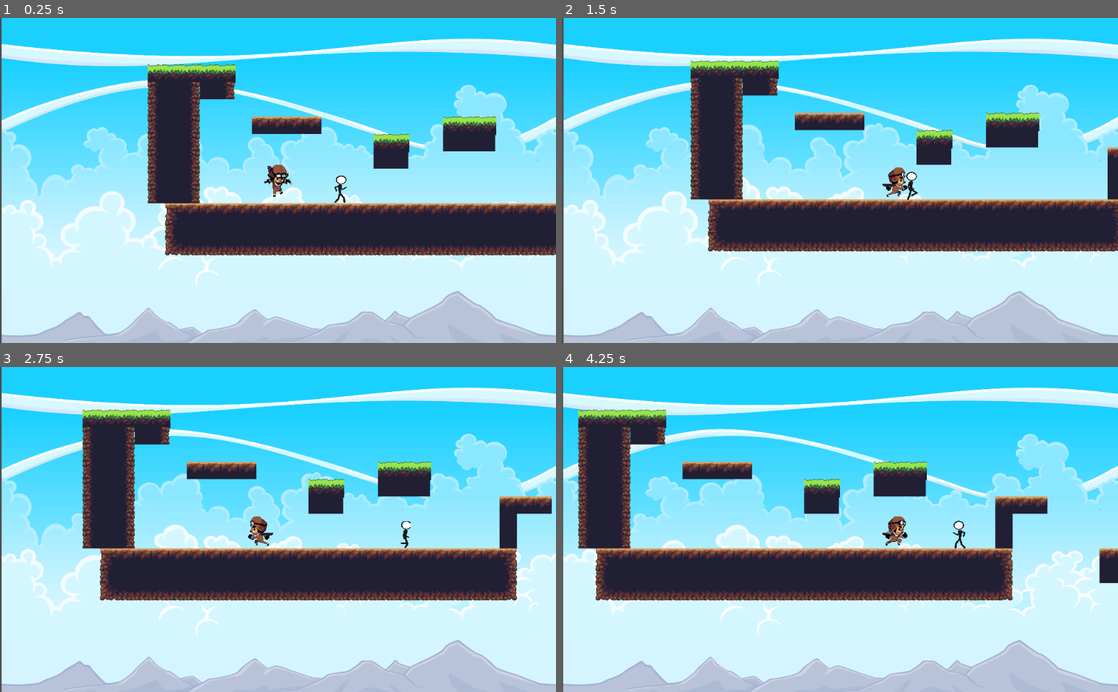
Above: before the commit, frames 1-4 (two rows, left to right).
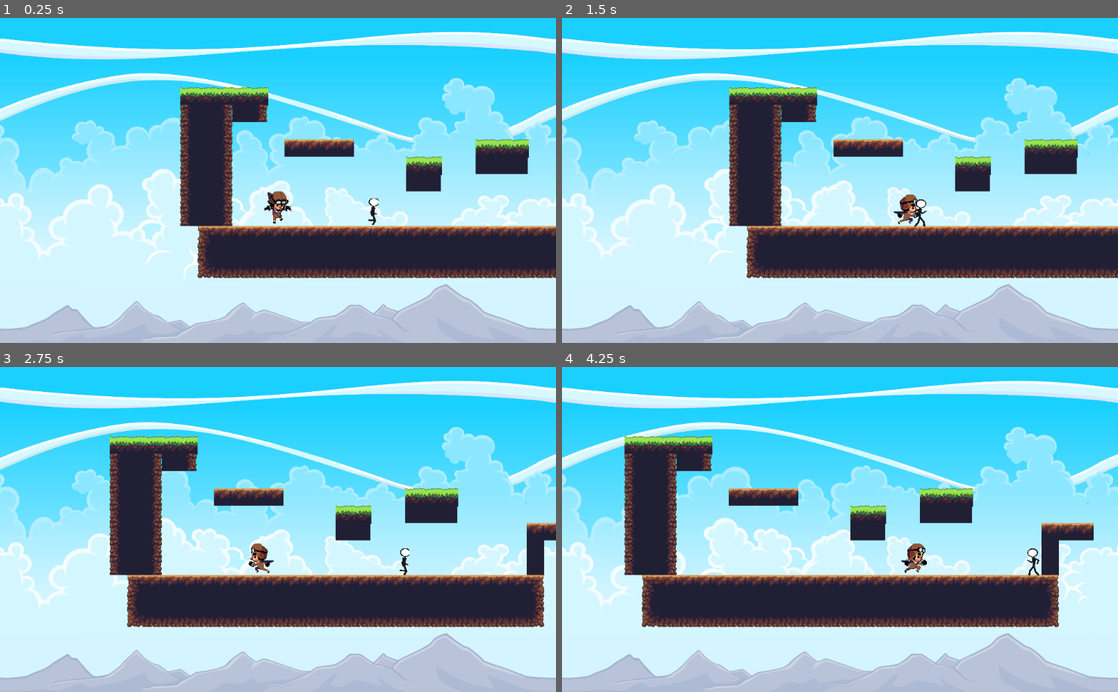
Above: after the commit, the same moments.

Repository: vishal-raj15/godot_game
Game: Godot game, scene res://world.tscn
The game is run twice, just before and just after one commit, with the same random seed, the same clock (stepped at 60 frames per second) and the same inputs.
Inputs:
- Up to frame 1 (0.25 s): no input
- Up to frame 2 (1.5 s): hold Right (ui_right) from 0.53 s (still down); tap Tab (ui_focus_next) at 0.6 s; tap Space (ui_select) at 0.77, 0.8, 1.07, 1.35 s
- Up to frame 3 (2.75 s): tap Space (ui_select) at 1.52, 1.82, 2.3 s; tap Tab (ui_focus_next) at 1.55, 2.1 s; release Right (ui_right) at 2.03 s; hold Left (ui_left) from 2.03 s (still down)
- Up to frame 4 (4.25 s): release Left (ui_left) at 2.78 s; hold Right (ui_right) from 2.78 s (still down); tap Tab (ui_focus_next) at 2.85 s; tap Space (ui_select) at 3.02, 3.32, 3.6, 3.77, 4.07 s

The runs differ from the first frame. In frame 1, 41% of the frame differs, in the area x 0-100%, y 0-100%; in frame 2, 42%; in frame 3, 43%; in frame 4, 45%.

Commit message:
camera modified snd enemies dies

Diff:
--- a/godot_pr/KinematicBody2D.gd
+++ b/godot_pr/KinematicBody2D.gd
@@ -17,11 +17,16 @@
 		$Sprite.flip_h = true
 		$Sprite.play("run")
 
+		if sign($Position2D.position.x) == 1:
+			$Position2D.position.x *= -1
+
 
 	elif Input.is_action_pressed("ui_left"):
 		motion.x = max(motion.x - acc , -max_speed)
 		$Sprite.flip_h = false
 		$Sprite.play("run")
+		if sign($Position2D.position.x) == -1:
+			$Position2D.position.x *= -1
 
 
 	elif Input.is_action_pressed("ui_down"):
@@ -36,9 +41,14 @@
 			$Sprite.play("fall")
 			motion.x= lerp(motion.x , 0 , 0.05)
 
-	elif Input.is_action_just_pressed("ui_focus_next"):
+	elif Input.is_action_just_pressed("ui_select"):
 
 		var fireball = Fireball.instance()
+		if sign($Position2D.position.x) == 1:
+			fireball._set_fireball_direction(-1)
+
+		else:
+			fireball._set_fireball_direction(1)
 		get_parent().add_child(fireball)
 		fireball.position = $Position2D.global_position
 
--- a/godot_pr/enemies.gd
+++ b/godot_pr/enemies.gd
@@ -6,23 +6,32 @@
 
 var velocity = Vector2()
 var direction = 1
+var is_dead = false
 
 func _ready():
 	pass
 
+func dead():
+	is_dead = true
+	velocity = Vector2(0,0)
+	$AnimatedSprite.play("d1")
+	$CollisionShape2D.disabled =true
+	$Timer.start()
+
 
 func _physics_process(delta):
-	velocity.x = speed * direction
+	if is_dead == false:
+		velocity.x = speed * direction
 
-	if direction == 1:
-		$AnimatedSprite.flip_h = false
+		if direction == 1:
+			$AnimatedSprite.flip_h = false
 
-	else:
-		$AnimatedSprite.flip_h = true
+		else:
+			$AnimatedSprite.flip_h = true
 
-	$AnimatedSprite.play("enemies")
-	velocity.y += g
-	velocity = move_and_slide(velocity , Floor)
+		$AnimatedSprite.play("enemies")
+		velocity.y += g
+		velocity = move_and_slide(velocity , Floor)
 
 
 	if is_on_wall():
@@ -32,3 +41,6 @@
 	if $RayCast2D.is_colliding() == false:
 		direction = direction*-1
 		$RayCast2D.position.x *= -1
+
+func _on_Timer_timeout():
+	queue_free()
--- a/godot_pr/enemies.tscn
+++ b/godot_pr/enemies.tscn
@@ -1,39 +1,52 @@
-[gd_scene load_steps=8 format=2]
+[gd_scene load_steps=11 format=2]
 
 [ext_resource path="res://Sprites/stick/s3.png" type="Texture" id=1]
 [ext_resource path="res://Sprites/stick/s4.png" type="Texture" id=2]
 [ext_resource path="res://Sprites/stick/s2.png" type="Texture" id=3]
 [ext_resource path="res://Sprites/stick/s1.png" type="Texture" id=4]
 [ext_resource path="res://enemies.gd" type="Script" id=5]
+[ext_resource path="res://Sprites/die/d2.png" type="Texture" id=6]
+[ext_resource path="res://Sprites/die/d3.png" type="Texture" id=7]
+[ext_resource path="res://Sprites/die/d1.png" type="Texture" id=8]
 
 [sub_resource type="SpriteFrames" id=1]
 animations = [ {
-"frames": [ ExtResource( 2 ), ExtResource( 1 ), ExtResource( 3 ), ExtResource( 4 ) ],
+"frames": [ ExtResource( 2 ), ExtResource( 1 ), ExtResource( 3 ), ExtResource( 4 ), ExtResource( 2 ), ExtResource( 1 ), ExtResource( 3 ) ],
 "loop": true,
 "name": "enemies",
-"speed": 15.0
+"speed": 10.0
+}, {
+"frames": [ ExtResource( 8 ), ExtResource( 6 ), ExtResource( 7 ) ],
+"loop": true,
+"name": "d1",
+"speed": 4.0
 } ]
 
 [sub_resource type="RectangleShape2D" id=2]
-extents = Vector2( 6.13687, 24.5771 )
+extents = Vector2( 9.80974, 26.6726 )
 
 [node name="enemies" type="KinematicBody2D"]
 position = Vector2( -135.864, -169.34 )
 script = ExtResource( 5 )
 
 [node name="AnimatedSprite" type="AnimatedSprite" parent="."]
-position = Vector2( -3.40173, -0.841553 )
+position = Vector2( -6.19495, -1.54004 )
 scale = Vector2( 0.0997899, 0.0784949 )
 frames = SubResource( 1 )
-animation = "enemies"
+animation = "d1"
 frame = 1
 playing = true
 
 [node name="CollisionShape2D" type="CollisionShape2D" parent="."]
-position = Vector2( -0.928798, 0.0710449 )
+position = Vector2( -5.81713, -4.11895 )
 shape = SubResource( 2 )
 
 [node name="RayCast2D" type="RayCast2D" parent="."]
 position = Vector2( 8.36238, -0.440125 )
 enabled = true
 cast_to = Vector2( 0, 27 )
+
+[node name="Timer" type="Timer" parent="."]
+wait_time = 0.5
+one_shot = true
+[connection signal="timeout" from="Timer" to="." method="_on_Timer_timeout"]
--- a/godot_pr/fireball.gd
+++ b/godot_pr/fireball.gd
@@ -2,15 +2,30 @@
 
 const speed =200
 var velocity = Vector2()
+var direction = 1
 
 func _ready():
 	pass
 
+func _set_fireball_direction(dir):
+	direction = dir
+	if dir ==-1:
+		$AnimatedSprite.flip_h = false
+	else:
+		$AnimatedSprite.flip_h = true
+
+
 func _physics_process(delta):
-	velocity.x = speed*delta
+	velocity.x = speed*delta*direction
 	translate(velocity)
 	$AnimatedSprite.play("fire")
 
 
 func _on_VisibilityNotifier2D_screen_exited():
 	queue_free()
+
+
+func _on_fireball_body_entered(body):
+	if "enemies" in body.name:
+		body.dead()
+	queue_free()
--- a/godot_pr/fireball.tscn
+++ b/godot_pr/fireball.tscn
@@ -17,27 +17,25 @@
 } ]
 
 [sub_resource type="RectangleShape2D" id=2]
-extents = Vector2( 31, 5 )
+extents = Vector2( 7, 4 )
 
 [node name="fireball" type="Area2D"]
-position = Vector2( -4, -6 )
+position = Vector2( 0, -1 )
 script = ExtResource( 7 )
 
 [node name="AnimatedSprite" type="AnimatedSprite" parent="."]
-position = Vector2( 16.3607, 8.01687 )
-scale = Vector2( 0.130315, 0.0712372 )
+position = Vector2( -17, 0 )
+scale = Vector2( 0.0892995, 0.0584612 )
 frames = SubResource( 1 )
 animation = "fire"
-frame = 2
 speed_scale = 5.0
 playing = true
 flip_h = true
+__meta__ = {
+"_edit_group_": true
+}
 
 [node name="CollisionShape2D" type="CollisionShape2D" parent="."]
-position = Vector2( 20, 10 )
+position = Vector2( -1, 2 )
 shape = SubResource( 2 )
-
-[node name="VisibilityNotifier2D" type="VisibilityNotifier2D" parent="."]
-position = Vector2( 20, 10 )
-scale = Vector2( 3.2, 0.55 )
-[connection signal="screen_exited" from="VisibilityNotifier2D" to="." method="_on_VisibilityNotifier2D_screen_exited"]
+[connection signal="body_entered" from="." to="." method="_on_fireball_body_entered"]
--- /dev/null
+++ b/godot_pr/titlescreen.tscn
@@ -0,0 +1,48 @@
+[gd_scene load_steps=4 format=2]
+
+[ext_resource path="res://Sprites/sky/images.png" type="Texture" id=1]
+[ext_resource path="res://Sprites/sky/scr.png" type="Texture" id=2]
+[ext_resource path="res://Sprites/sky/start.png" type="Texture" id=3]
+
+[node name="titlescreen" type="Node"]
+
+[node name="Sprite" type="Sprite" parent="."]
+position = Vector2( -1.85062, -1.85059 )
+scale = Vector2( 1.02445, 0.600561 )
+texture = ExtResource( 2 )
+centered = false
+
+[node name="MarginContainer" type="MarginContainer" parent="."]
+anchor_right = 1.0
+anchor_bottom = 1.0
+margin_left = 259.0
+margin_top = 64.0
+margin_right = -405.0
+margin_bottom = -352.0
+custom_constants/margin_top = 20
+custom_constants/margin_bottom = 20
+__meta__ = {
+"_edit_use_anchors_": false
+}
+
+[node name="VBoxContainer" type="VBoxContainer" parent="MarginContainer"]
+margin_top = 20.0
+margin_right = 512.0
+margin_bottom = 366.0
+size_flags_horizontal = 4
+
+[node name="TextureRect" type="TextureRect" parent="MarginContainer/VBoxContainer"]
+margin_right = 512.0
+margin_bottom = 140.0
+texture = ExtResource( 1 )
+
+[node name="VBoxContainer" type="VBoxContainer" parent="MarginContainer/VBoxContainer"]
+margin_top = 144.0
+margin_right = 512.0
+margin_bottom = 346.0
+size_flags_horizontal = 5
+
+[node name="TextureButton" type="TextureButton" parent="MarginContainer/VBoxContainer/VBoxContainer"]
+margin_right = 512.0
+margin_bottom = 202.0
+texture_normal = ExtResource( 3 )
--- a/godot_pr/world.tscn
+++ b/godot_pr/world.tscn
@@ -43,7 +43,7 @@
 } ]
 
 [sub_resource type="RectangleShape2D" id=2]
-extents = Vector2( 16, 28 )
+extents = Vector2( 8.71501, 26.9435 )
 
 [node name="world" type="Node"]
 __meta__ = {
@@ -51,12 +51,9 @@
 }
 
 [node name="player" type="KinematicBody2D" parent="."]
-position = Vector2( 335.827, 302.117 )
+position = Vector2( 275.648, 309.117 )
 scale = Vector2( -1.16811, 1.08661 )
 script = ExtResource( 1 )
-__meta__ = {
-"_edit_group_": true
-}
 
 [node name="Sprite" type="AnimatedSprite" parent="player"]
 position = Vector2( 0.132635, 0.292778 )
@@ -67,24 +64,30 @@
 flip_h = true
 
 [node name="CollisionShape2D" type="CollisionShape2D" parent="player"]
+visible = false
 position = Vector2( 0, 4 )
 shape = SubResource( 2 )
 
 [node name="Camera2D" type="Camera2D" parent="player"]
 current = true
+limit_top = 0
+limit_bottom = 448
 drag_margin_h_enabled = true
+smoothing_enabled = true
 
 [node name="Position2D" type="Position2D" parent="player"]
-position = Vector2( -20, 0 )
+visible = false
+position = Vector2( -17.694, 0.454643 )
 
 [node name="ParallaxBackground" type="ParallaxBackground" parent="player"]
 
 [node name="ParallaxLayer" type="ParallaxLayer" parent="player/ParallaxBackground"]
+position = Vector2( 43.0614, 12.3033 )
 motion_offset = Vector2( 0.1, 0.1 )
 motion_mirroring = Vector2( 1, 1 )
 
 [node name="Sprite" type="Sprite" parent="player/ParallaxBackground/ParallaxLayer"]
-position = Vector2( 698.881, 349.651 )
+position = Vector2( 676.822, 337.676 )
 scale = Vector2( 0.492209, 0.458967 )
 texture = ExtResource( 4 )
 
Binary file added: godot_pr/Sprites/sky/images.png
Not shown, added: godot_pr/Sprites/sky/images.png.import
Binary file added: godot_pr/Sprites/sky/name.png
Not shown, added: godot_pr/Sprites/sky/name.png.import
Binary file added: godot_pr/Sprites/sky/scr.png
Not shown, added: godot_pr/Sprites/sky/scr.png.import
Binary file added: godot_pr/Sprites/sky/start.png
Not shown, added: godot_pr/Sprites/sky/start.png.import
